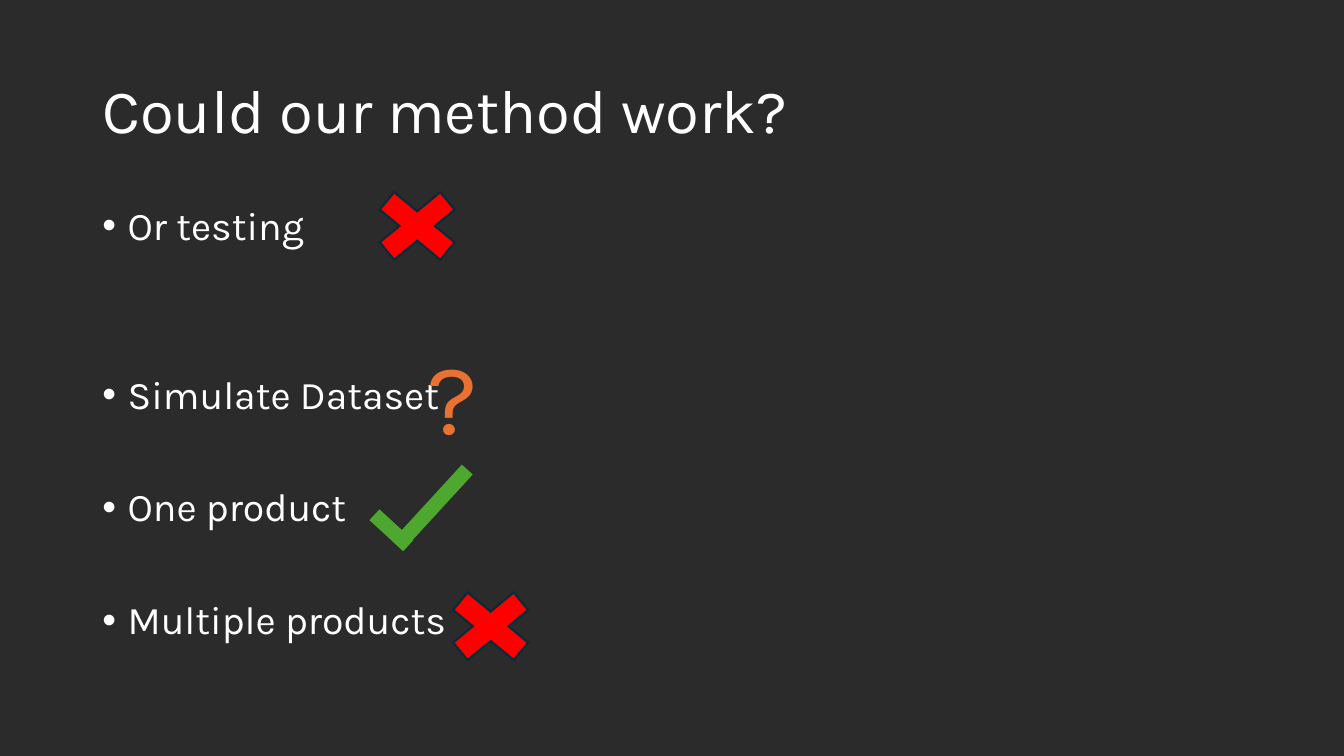
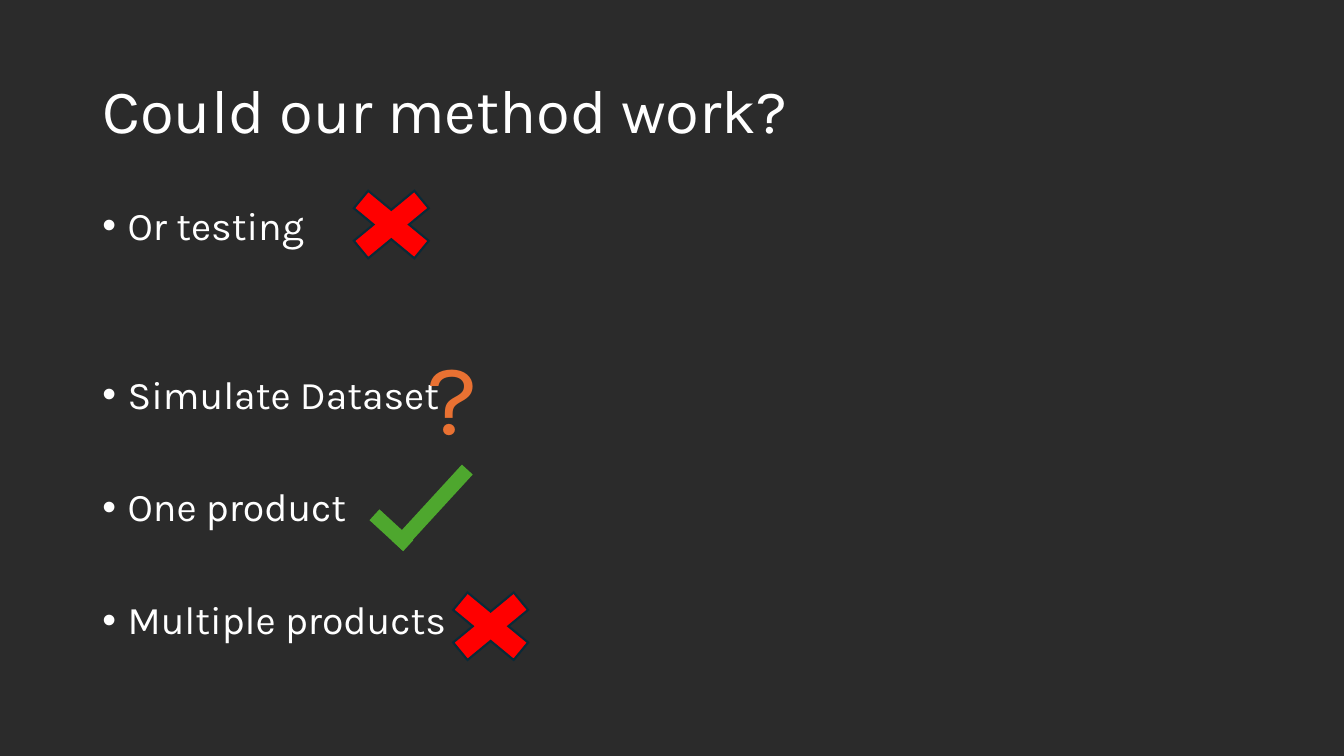
Before and after one commit to us-ja/GWAS_Internship_2025, a slide deck: slide 15 of Presentation/End_of_internship.pptx. Drawn at 1344x756 pixels with LibreOffice and Linux fonts; fonts in the diff are those of the drawing; background and template pictures are left out; a plain dark background stands for a picture behind light text. Boxes give left, top, right and bottom in pixels: in the first picture for what was removed or moved away, otherwise in the second. Text is boxed around its words. In the diff, an @@ line names an element or a change of style, - is before the commit and + after.

```diff
--- a/Presentation/End_of_internship.pptx
+++ b/Presentation/End_of_internship.pptx
@@ cross: place and size @@
-cross at [359, 177, 476, 274]
+cross at [333, 176, 450, 273]
```
Also in this commit, not shown: 1 other slide changed.
